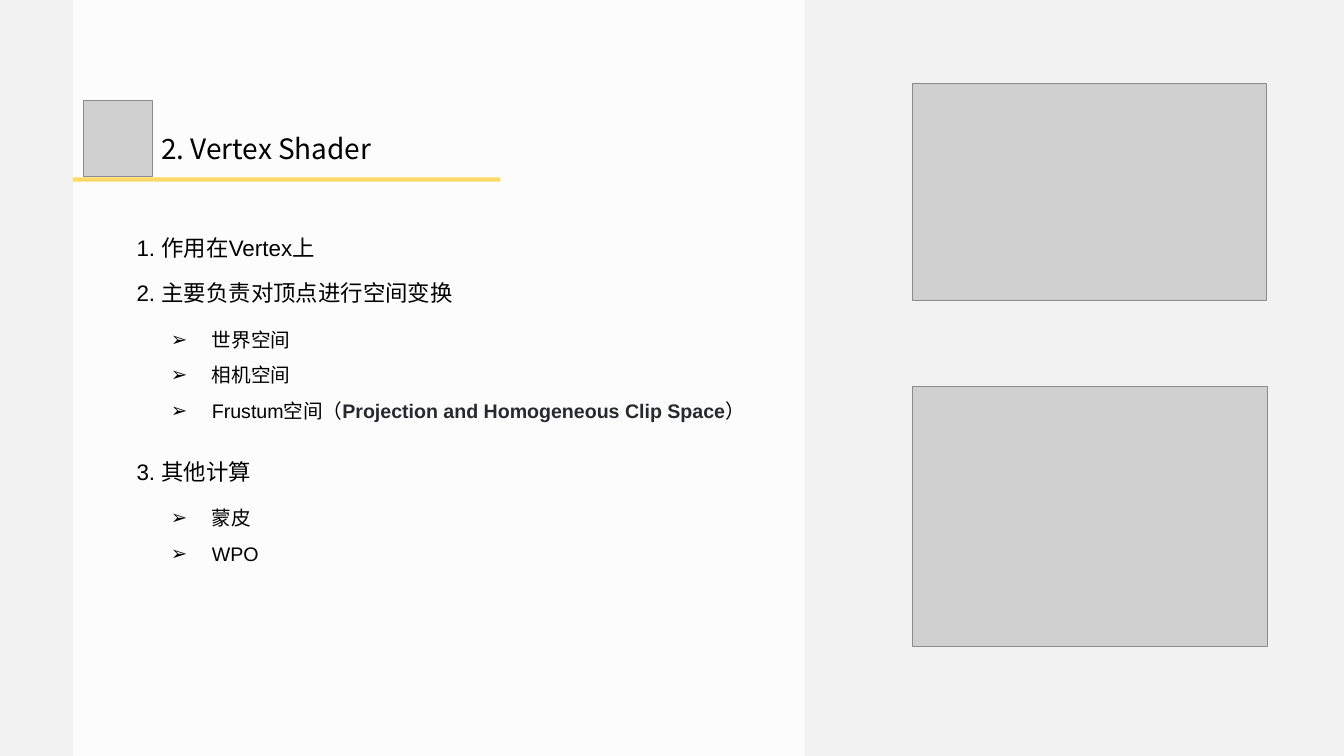
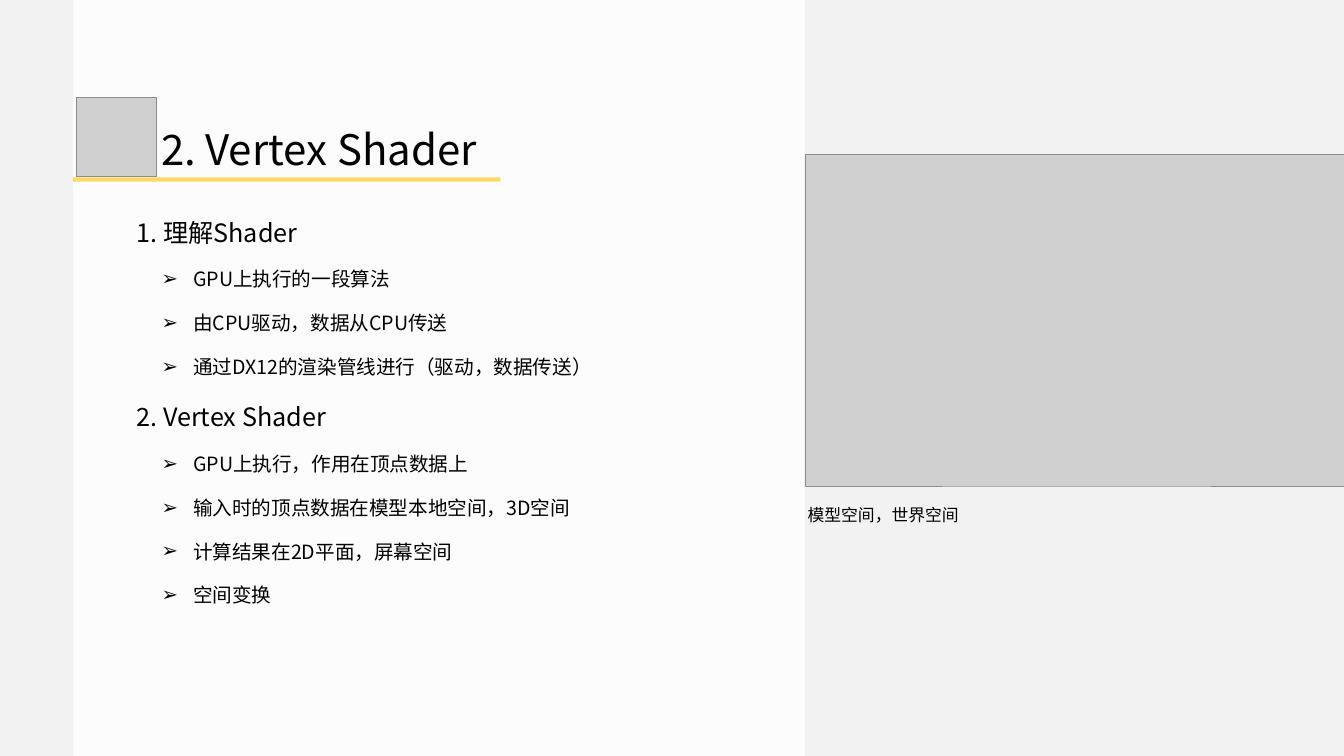
Before and after one commit to doomlover/KSGameEngineTutorials, a slide deck: slide 14 of PPTs/03.深入DX12绘制一.pptx (slide 11 before the commit). Drawn at 1344x756 pixels with LibreOffice and Linux fonts; fonts in the diff are those of the drawing; grey boxes stand for pictures. Boxes give left, top, right and bottom in pixels: in the first picture for what was removed or moved away, otherwise in the second. Text is boxed around its words. In the diff, an @@ line names an element or a change of style, - is before the commit and + after.

Commit message:
根据上周四会议，整理

```diff
--- a/PPTs/03.深入DX12绘制一.pptx
+++ b/PPTs/03.深入DX12绘制一.pptx
@@ picture: place and size @@
-picture at box(84, 100, 152, 176)
+picture at box(77, 97, 156, 176)
@@ text "2. Vertex Shader" at box(161, 131, 477, 166): size 40 to 60 pt, font Noto Sans CJK JP to Noto Sans CJK SC @@
@@ picture: place and size @@
-picture at box(912, 84, 1266, 300)
+picture at box(805, 155, 1344, 486)
@@ text removed at box(137, 237, 452, 303) @@
-1. 作用在Vertex上
-2. 主要负责对顶点进行空间变换
@@ text added at box(137, 221, 591, 604), 28 pt, text #000000 @@
+1. 理解Shader
+  ➢ GPU上执行的一段算法
+  ➢ 由CPU驱动，数据从CPU传送
+  ➢ 通过DX12的渲染管线进行（驱动，数据传送）
+2. Vertex Shader
+  ➢ GPU上执行，作用在顶点数据上
+  ➢ 输入时的顶点数据在模型本地空间，3D空间
+  ➢ 计算结果在2D平面，屏幕空间
+  ➢ 空间变换
@@ text removed at box(212, 330, 744, 422) @@
-  ➢ 世界空间
-  ➢ 相机空间
-  ➢ Frustum空间（Projection and Homogeneous Clip Space）
@@ picture removed at box(912, 387, 1267, 646) @@
@@ text removed at box(137, 461, 251, 482) @@
-3. 其他计算
@@ text removed at box(212, 508, 259, 562) @@
-  ➢ 蒙皮
-  ➢ WPO
@@ text added at box(808, 507, 959, 523), 24 pt, text #000000 @@
+模型空间，世界空间
```
Also in this commit, not shown: 18 other slides changed, 14 slides added, 15 slides removed, 1 other file.
